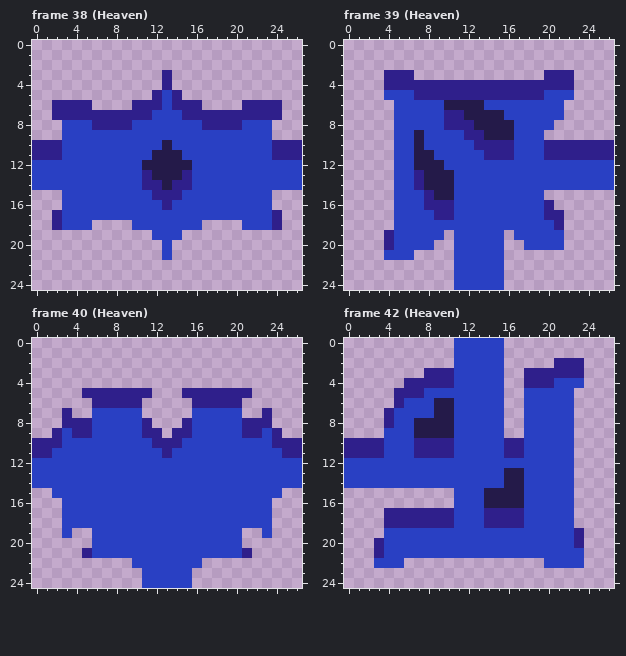
A pixel-art file gets an edit: Succubus/Sprites/Steps.aseprite. Above, as it was before the edit.
27x25 pixels, 48 frames. Shown: frame 38 (Heaven), frame 39 (Heaven), frame 40 (Heaven), frame 42 (Heaven). The commit also changed other frames, which this record leaves out.
Now the later version:
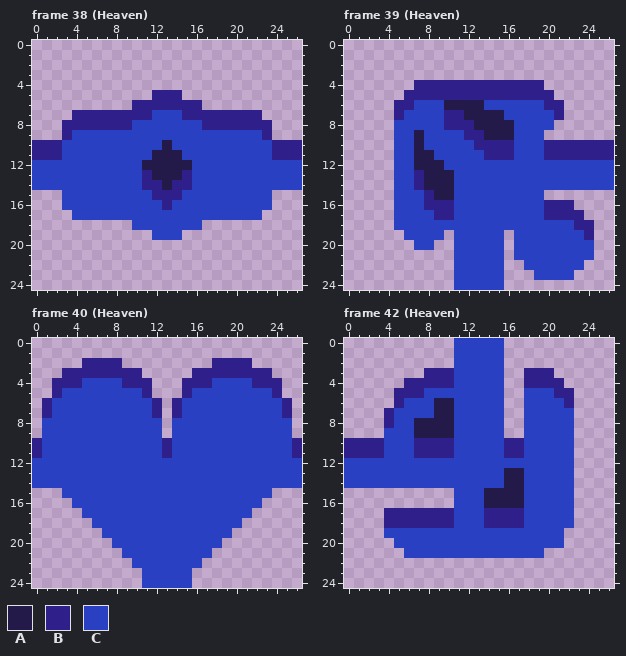
Palette (. is transparent): A #241a49  B #2f1f8b  C #2940c3
The exact change:
Frame 38 (Heaven), layer "Main":
y 3..4: x 13 B -> .
y 5: x 13 C -> B
y 6: x 2..5 BBBB -> ....; x 13 C -> B; x 21..24 BBBB -> ....
y 7: x 2..3 BB -> ..; x 23..24 BB -> ..
y 8: x 3..5 CCC -> BBB; x 21..23 CCC -> BBB
y 9: x 3 C -> B; x 23 C -> B
y 17: x 2..3 BC -> ..; x 23..24 CB -> ..
y 18: x 2..5 BCCC -> ....; x 21..24 CCCB -> ....
y 20..21: x 13 C -> .
Frame 39 (Heaven), layer "Main":
y 3..4: x 4..6 BBB -> ...; x 20..22 BBB -> ...
y 5: x 4..6 CCC -> ..B; x 20..22 CCC -> B..
y 6: x 5..6 CC -> BB; x 20..21 CC -> BB
y 7: x 5 C -> B; x 21 C -> B
y 16: x 21..22 .. -> BB
y 17: x 22..23 .. -> BB
y 18: x 21..24 B... -> CCBB
y 19: x 4..5 BC -> ..; x 22..24 ... -> CCB
y 20: x 4..6 BCC -> ...; x 17 . -> C; x 22..24 ... -> CCC
y 21: x 4..6 CCC -> ...; x 17..24 ........ -> CCCCCCCC
y 22: x 18..23 ...... -> CCCCCC
y 23: x 19..22 .... -> CCCC
Frame 40 (Heaven), layer "Main":
y 2: x 5..8 .... -> BBBB; x 18..21 .... -> BBBB
y 3: x 3..10 ........ -> BBBBBBBB; x 16..23 ........ -> BBBBBBBB
y 4: x 2..11 .......... -> BBBCCCCBBB; x 15..24 .......... -> BBBCCCCBBB
y 5: x 2..10 ...BBBBBB -> BCCCCCCCC; x 16..24 BBBBBB... -> CCCCCCCCB
y 6: x 1..12 .....BBBBB.. -> BCCCCCCCCCCB; x 14..25 ..BBBBB..... -> BCCCCCCCCCCB
y 7: x 1..5 ..B.. -> BCCCC; x 11..12 .. -> CB; x 14..15 .. -> BC; x 21..25 ..B.. -> CCCCB
y 8: x 1..5 ..BBB -> CCCCC; x 11..12 B. -> CC; x 14..15 .B -> CC; x 21..25 BBB.. -> CCCCC
y 9: x 1..2 .B -> CC; x 4..5 BB -> CC; x 11..12 BB -> CC; x 14..15 BB -> CC; x 21..22 BB -> CC; x 24..25 B. -> CC
y 10: x 1..2 BB -> CC; x 12 B -> C; x 14 B -> C; x 24..25 BB -> CC
y 11: x 1 B -> C; x 25 B -> C
y 15: x 2 C -> .; x 24 C -> .
y 16: x 3 C -> .; x 23 C -> .
y 17: x 3..4 CC -> ..; x 22..23 CC -> ..
y 18: x 3..5 CCC -> ...; x 21..23 CCC -> ...
y 19: x 3 C -> .; x 6 C -> .; x 20 C -> .; x 23 C -> .
y 20: x 6..7 CC -> ..; x 19..20 CC -> ..
y 21: x 5..8 BCCC -> ....; x 18..21 CCCB -> ....
Frame 42 (Heaven), layer "Main":
y 2..3: x 21..23 BBB -> ...
y 4: x 21..23 CCC -> B..
y 5: x 21..22 CC -> BB
y 6: x 22 C -> B
y 19: x 22..23 CB -> ..
y 20: x 3..4 BC -> ..; x 22..23 CB -> ..
y 21: x 3..5 BCC -> ...; x 20..23 CCCC -> ....
y 22: x 3..5 CCC -> ...; x 20..23 CCCC -> ....
